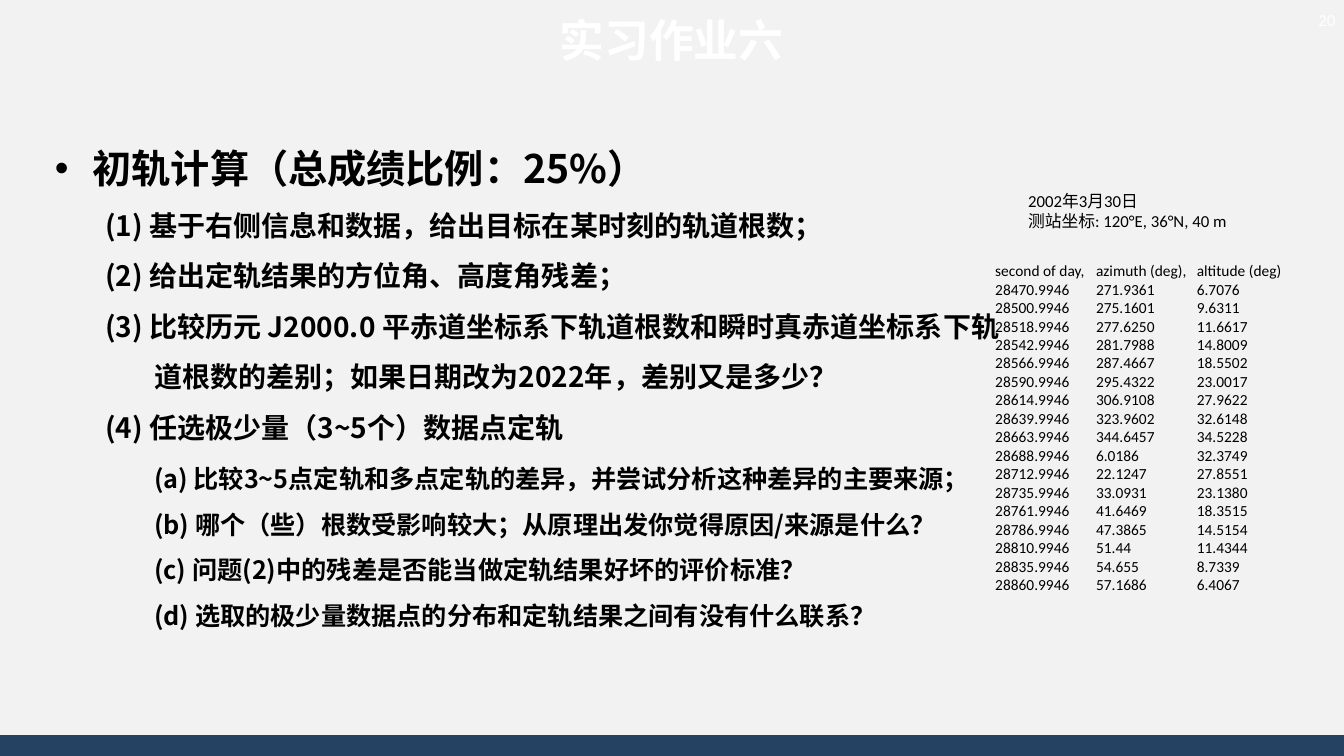
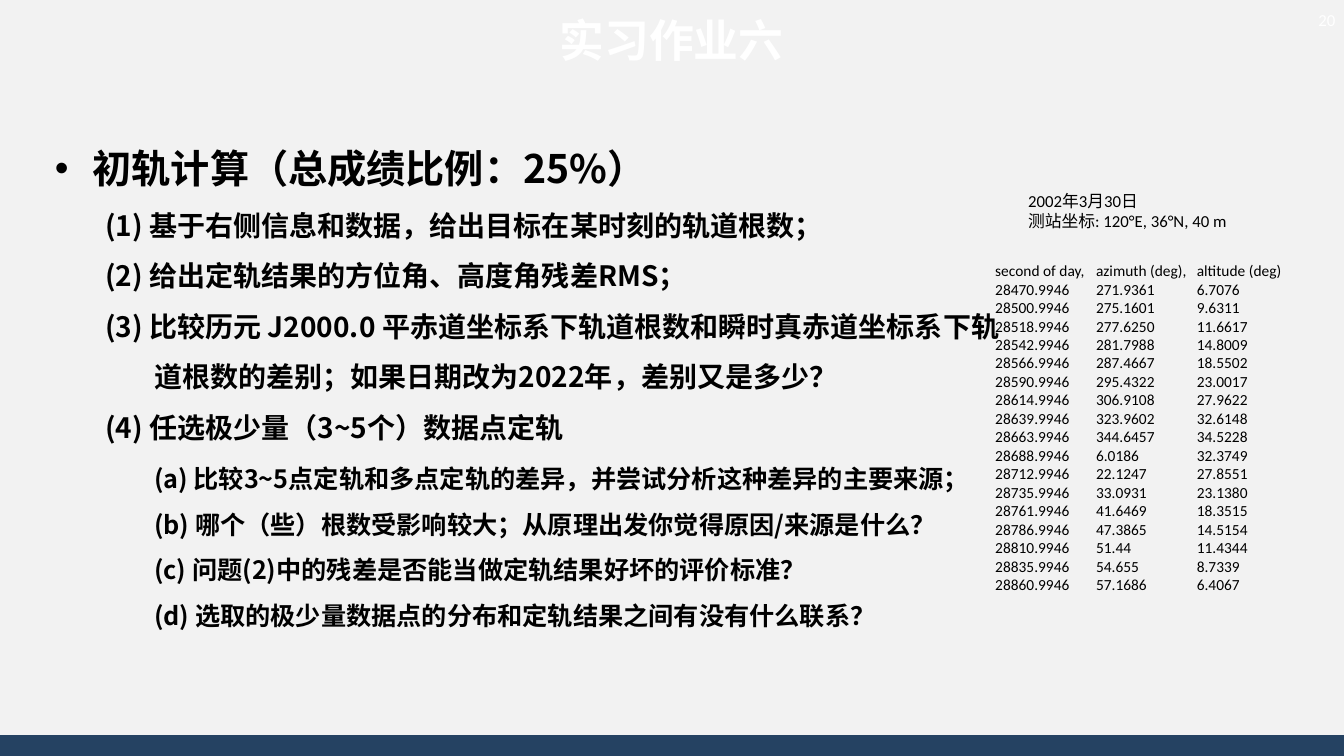
Before and after one commit to AsBackup/DAOSSA, a slide deck: slide 20 of 12 初轨确定和精密定轨原理.pptx. Drawn at 1344x756 pixels with LibreOffice and Linux fonts; fonts in the diff are those of the drawing; background and template pictures are left out. Boxes give left, top, right and bottom in pixels: in the first picture for what was removed or moved away, otherwise in the second. Text is boxed around its words. In the diff, an @@ line names an element or a change of style, - is before the commit and + after.

```diff
--- a/12 初轨确定和精密定轨原理.pptx
+++ b/12 初轨确定和精密定轨原理.pptx
@@ text at (105, 262, 686, 292): text changed @@
-  (2) 给出定轨结果的方位角、高度角残差；
+  (2) 给出定轨结果的方位角、高度角残差RMS；
```
Also in this commit, not shown: 4 other files.
